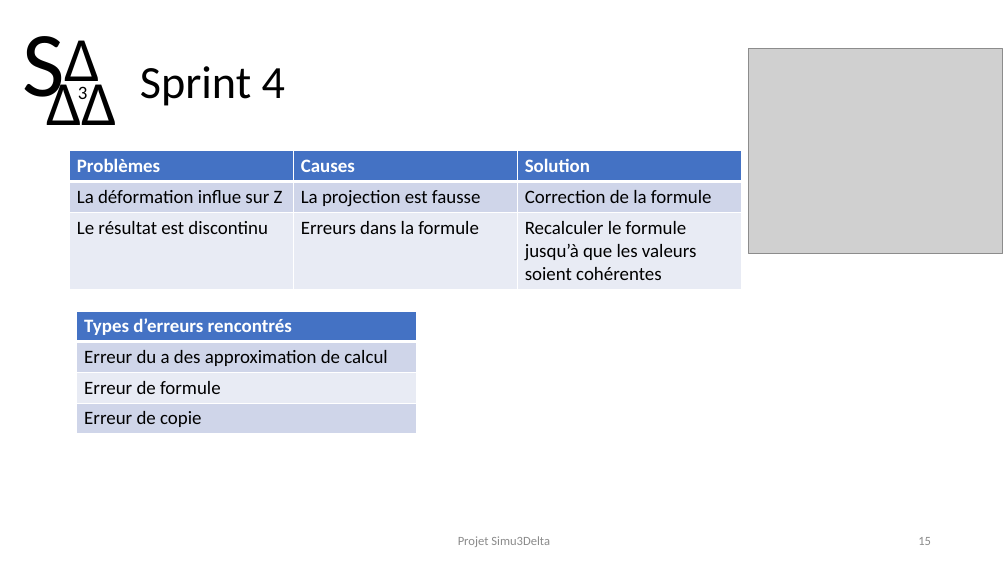
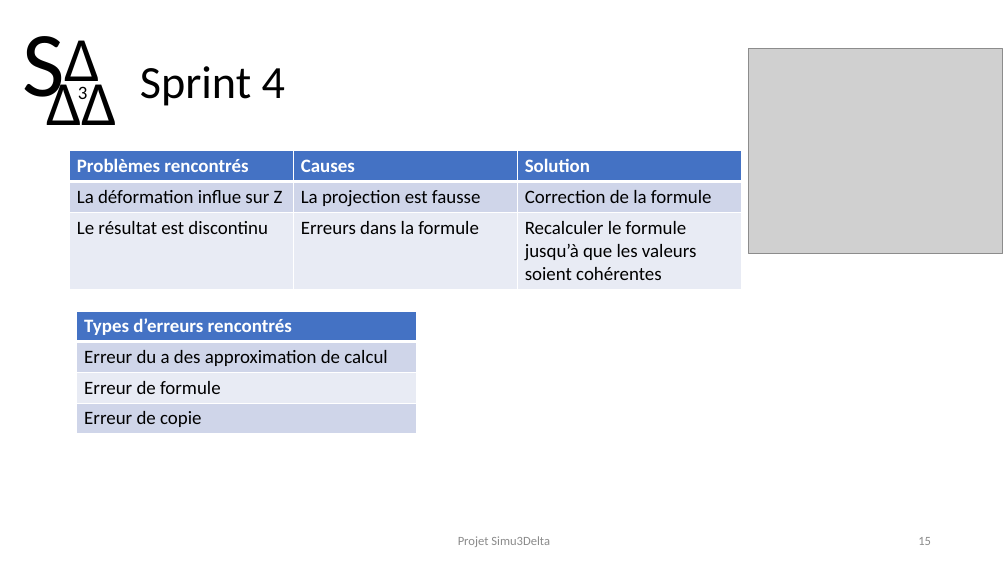
Before and after one commit to EmileXVIII/simu3Delta, a slide deck: slide 15 of DiapoSimu3Delda.pptx. Drawn at 1008x567 pixels with LibreOffice and Linux fonts; fonts in the diff are those of the drawing; grey boxes stand for pictures. Boxes give left, top, right and bottom in pixels: in the first picture for what was removed or moved away, otherwise in the second. Text is boxed around its words. In the diff, an @@ line names an element or a change of style, - is before the commit and + after.

```diff
--- a/DiapoSimu3Delda.pptx
+++ b/DiapoSimu3Delda.pptx
@@ table at (70,151,741,288) @@
-row 1, column 1: Problèmes
+row 1, column 1: Problèmes rencontrés
```
Also in this commit, not shown: 4 other slides changed, 1 slide added, 23 other files.
